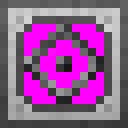
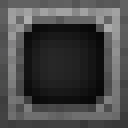
Layer changes from the first 128 x 128 image to the second:
showed group "HoleBig" (2 layers) over [16, 16, 112, 112]
hid group "CutoutDiamond" (4 layers) over [16, 16, 112, 112]
painted on "Light" (6th of 8, in "Generics" › "CutoutDiamond") over [32, 32, 64, 64]
hid group "Top" (2 layers) over [8, 8, 120, 120]
showed group "Bottom" (1 layers) over [16, 16, 112, 112]
painted on "Background" (4th of 4) over [8, 8, 120, 120]
